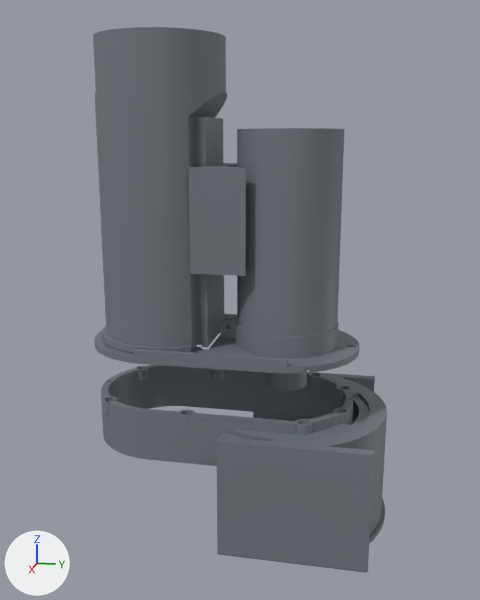
The glTF model site/contenu/modeles/dust-shoe.glb as it was, and as the next commit left it.
One viewpoint serves both versions: a 50 mm camera at (0.513, 0.064, 0.185) aimed at (0.002, -0.038, 0.057). Arrows for +X, +Y and +Z are at lower left; the lights stay in place. The older version comes first.

Names of what the first picture shows: 'AdaptateurV2', 'Broche', 'BrosseV2', 'PorteCoulisse', 'Quai', 'SemelleV2'.
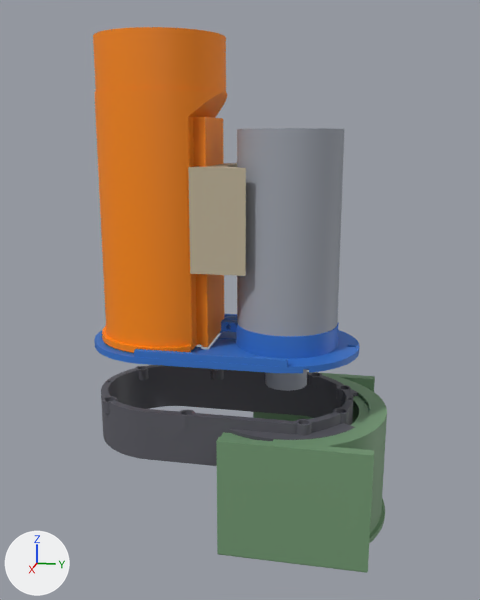
Pixel boxes (x1, y1, x2, y2) of what changed, in the pictures (480 x 600 px):
'AdaptateurV2', recoloured (grey to orange)
    both: (93, 27, 227, 353)
'Quai', recoloured (grey to greyish green)
    both: (216, 372, 387, 573)
'Broche', recoloured (lighter)
    both: (237, 128, 344, 391)
'BrosseV2', recoloured (grey to dark grey)
    both: (101, 365, 358, 466)
'SemelleV2', recoloured (grey to blue)
    both: (94, 314, 360, 373)
'PorteCoulisse', recoloured (grey to beige)
    both: (188, 163, 246, 276)

Diff of the bpy script that builds the scene:
```diff
--- a/site/contenu/modeles/dust-shoe.glb.py
+++ b/site/contenu/modeles/dust-shoe.glb.py
@@ mat_adaptateurv2 @@
 mat_adaptateurv2 = principled_material('AdaptateurV2')
-mat_adaptateurv2.base_color = (0.168, 0.191, 0.216)  # grey #727980
+mat_adaptateurv2.base_color = (1.0, 0.254, 0.0)  # orange #ff8a00
 mat_adaptateurv2.roughness = 0.55
@@ mat_broche @@
 mat_broche = principled_material('Broche')
-mat_broche.base_color = (0.168, 0.191, 0.216)  # grey #727980
+mat_broche.base_color = (0.342, 0.366, 0.418)  # grey #9ea3ad
 mat_broche.roughness = 0.55
@@ mat_brossev2 @@
 mat_brossev2 = principled_material('BrosseV2')
-mat_brossev2.base_color = (0.168, 0.191, 0.216)  # grey #727980
+mat_brossev2.base_color = (0.0999, 0.0999, 0.12)  # dark grey #595961
 mat_brossev2.roughness = 0.55
@@ mat_portecoulisse @@
 mat_portecoulisse = principled_material('PorteCoulisse')
-mat_portecoulisse.base_color = (0.168, 0.191, 0.216)  # grey #727980
+mat_portecoulisse.base_color = (0.521, 0.451, 0.319)  # beige #bfb399
 mat_portecoulisse.roughness = 0.55
@@ mat_quai @@
 mat_quai = principled_material('Quai')
-mat_quai.base_color = (0.168, 0.191, 0.216)  # grey #727980
+mat_quai.base_color = (0.171, 0.319, 0.171)  # greyish green #739973
 mat_quai.roughness = 0.55
@@ mat_semellev2 @@
 mat_semellev2 = principled_material('SemelleV2')
-mat_semellev2.base_color = (0.168, 0.191, 0.216)  # grey #727980
+mat_semellev2.base_color = (0.0331, 0.171, 0.604)  # blue #3373cc
 mat_semellev2.roughness = 0.55
```
